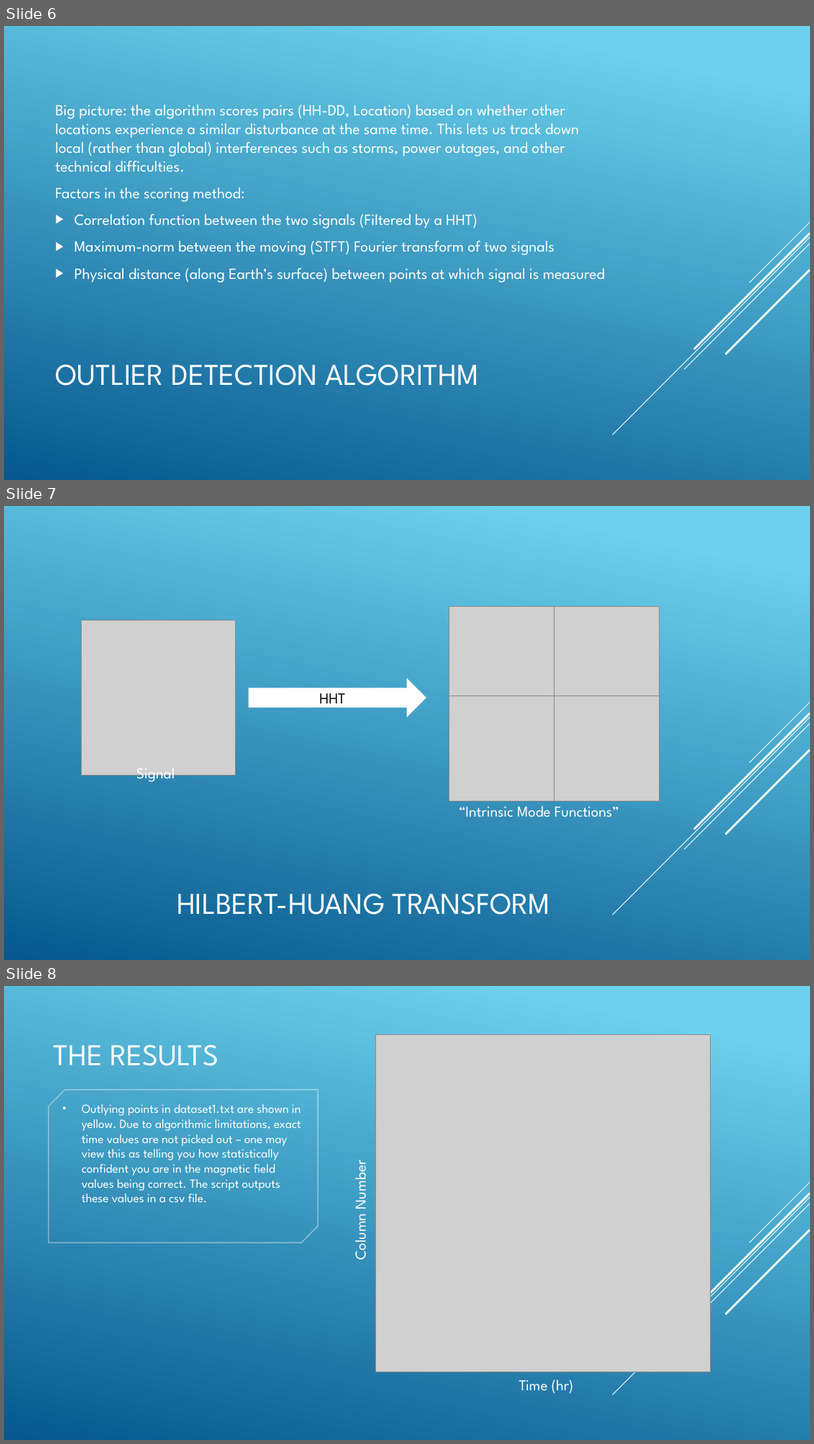
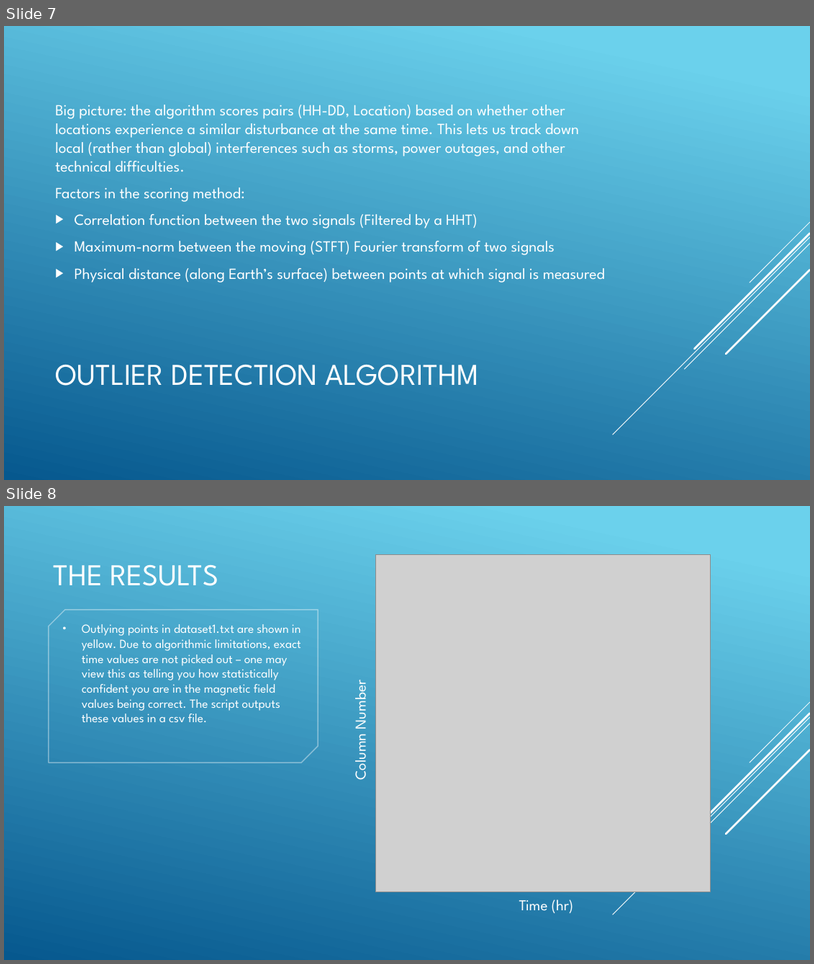
Before and after one commit to mastwood/spaceapps-2019, a slide deck: Geomagnetic_Presentation_Beans.pptx. Shown one above the other, each under a label of ours: slides 6, 7 and 8 before the commit, slides 7 and 8 after it. The pictures are 814x1444 and 814x964 pixels, drawn with LibreOffice and Linux fonts; fonts in the diff are those of the drawing; grey boxes stand for pictures. Boxes give left, top, right and bottom in pixels: in the first picture for what was removed or moved away, otherwise in the second. Text is boxed around its words. In the diff, an @@ line names an element or a change of style, - is before the commit and + after.

```diff
--- a/Geomagnetic_Presentation_Beans.pptx
+++ b/Geomagnetic_Presentation_Beans.pptx
@@ slide 7 removed at [4, 506, 810, 960], background gradient #6ED2EB to #06588E; not listed: 5 template elements that a slide beside it also shows @@
@@ picture removed at [450, 606, 555, 712] @@
@@ picture removed at [555, 606, 661, 712] @@
@@ picture removed at [82, 620, 236, 775] @@
@@ right arrow removed at [248, 678, 426, 717] @@
-HHT
@@ picture removed at [450, 696, 555, 801] @@
@@ picture removed at [555, 696, 661, 801] @@
@@ text removed at [136, 768, 175, 782] @@
-Signal
@@ text removed at [459, 806, 620, 817] @@
-“Intrinsic Mode Functions”
@@ title removed at [177, 893, 551, 914] @@
-HILBERT-HUANG TRANSFORM
@@ what was slide 6 is now slide 7 @@
```
Also in this commit, not shown: 2 slides changed, 1 slide added.
